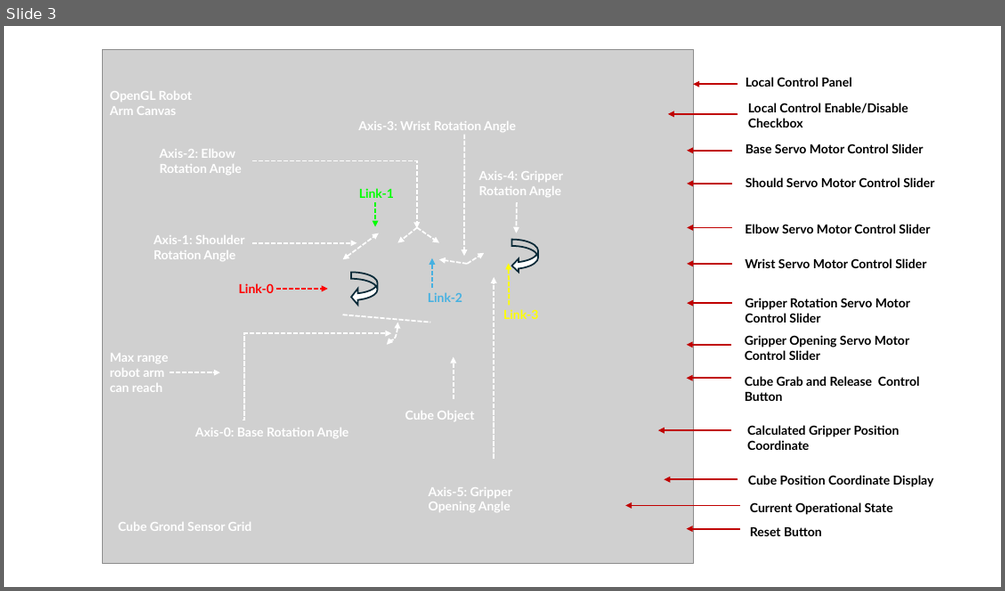
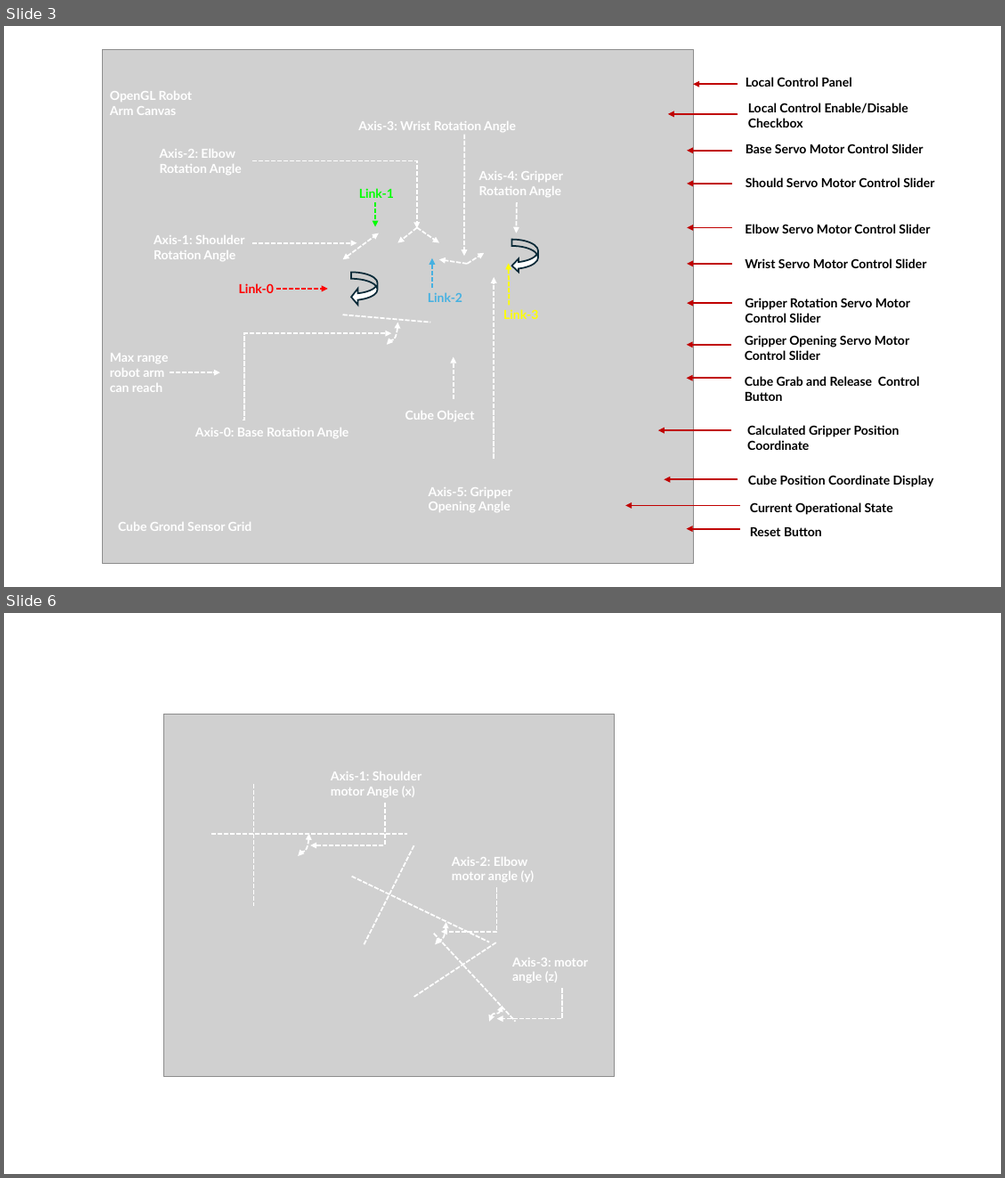
Before and after one commit to LiuYuancheng/Python_3D_6Axis_Robotic_Arm_Simulator, a slide deck: doc/designDoc.pptx. Shown one above the other, each under a label of ours: slide 3 before the commit, slides 3 and 6 after it; the slides between them are not shown. The pictures are 1005x591 and 1005x1178 pixels, drawn with LibreOffice and Linux fonts; fonts in the diff are those of the drawing; grey boxes stand for pictures. Boxes give left, top, right and bottom in pixels: in the first picture for what was removed or moved away, otherwise in the second. Text is boxed around its words. In the diff, an @@ line names an element or a change of style, - is before the commit and + after.

```diff
--- a/doc/designDoc.pptx
+++ b/doc/designDoc.pptx
@@ slide 6 added at [4,613,1001,1174], background #FFFFFF @@
@@ picture added at [164,714,615,1077] @@
@@ text added at [331,771,421,797], 12 pt, text #FFFFFF, bold @@
+Axis-1: Shoulder motor Angle (x)
@@ line added from (254, 784) to (254, 906), #FFFFFF 1.5 pt dashed @@
@@ elbow arrow added from (385, 803) to (310, 845), #FFFFFF 1.5 pt dashed @@
@@ line added from (211, 834) to (407, 834), #FFFFFF 1.5 pt dashed @@
@@ curved double arrow added from (309, 834) to (298, 856), #FFFFFF 1.5 pt dashed @@
@@ line added from (364, 944) to (413, 845), #FFFFFF 1.5 pt dashed @@
@@ line added from (352, 876) to (489, 942), #FFFFFF 1.5 pt dashed @@
@@ text added at [452,857,534,882], 12 pt, text #FFFFFF, bold @@
+Axis-2: Elbow motor angle (y)
@@ elbow arrow added from (497, 887) to (441, 932), #FFFFFF 1.5 pt dashed @@
@@ curved double arrow added from (446, 922) to (435, 944), #FFFFFF 1.5 pt dashed @@
@@ line added from (413, 997) to (497, 942), #FFFFFF 1.5 pt dashed @@
@@ line added from (434, 933) to (516, 1022), #FFFFFF 1.5 pt dashed @@
@@ text added at [512,957,588,982], 12 pt, text #FFFFFF, bold @@
+Axis-3: motor angle (z)
@@ curved double arrow added from (502, 1005) to (489, 1022), #FFFFFF 1.5 pt dashed @@
@@ elbow arrow added from (562, 989) to (497, 1018), #FFFFFF 1.5 pt dashed @@
```
Also in this commit, not shown: 2 other slides added, 8 other files.
